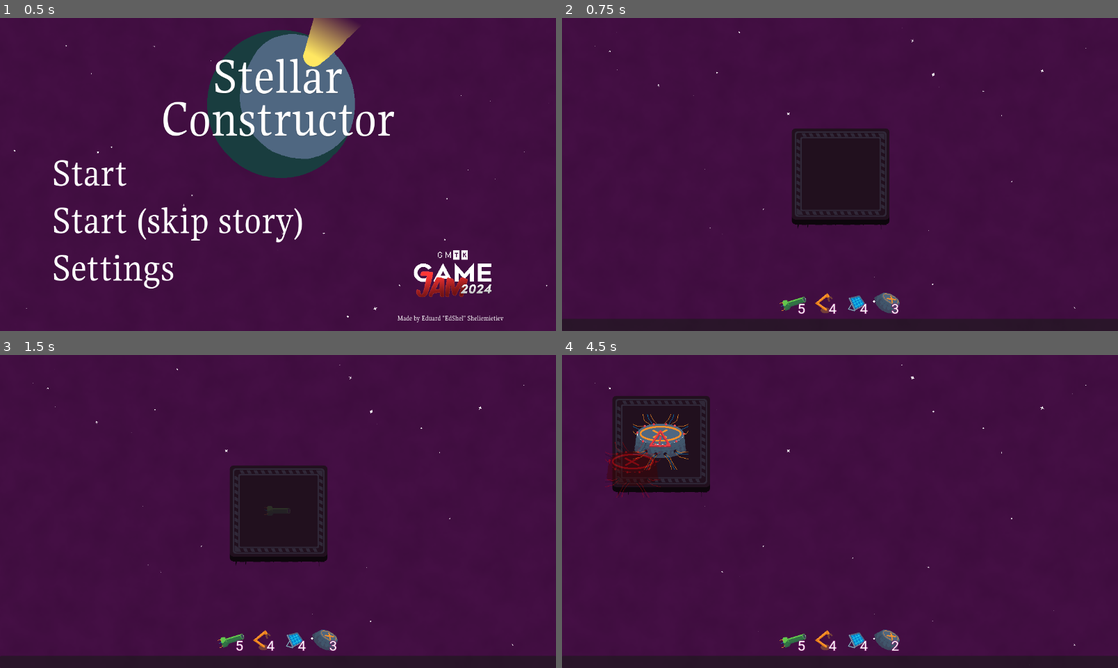
Above: before the commit, frames 1-4 (two rows, left to right).
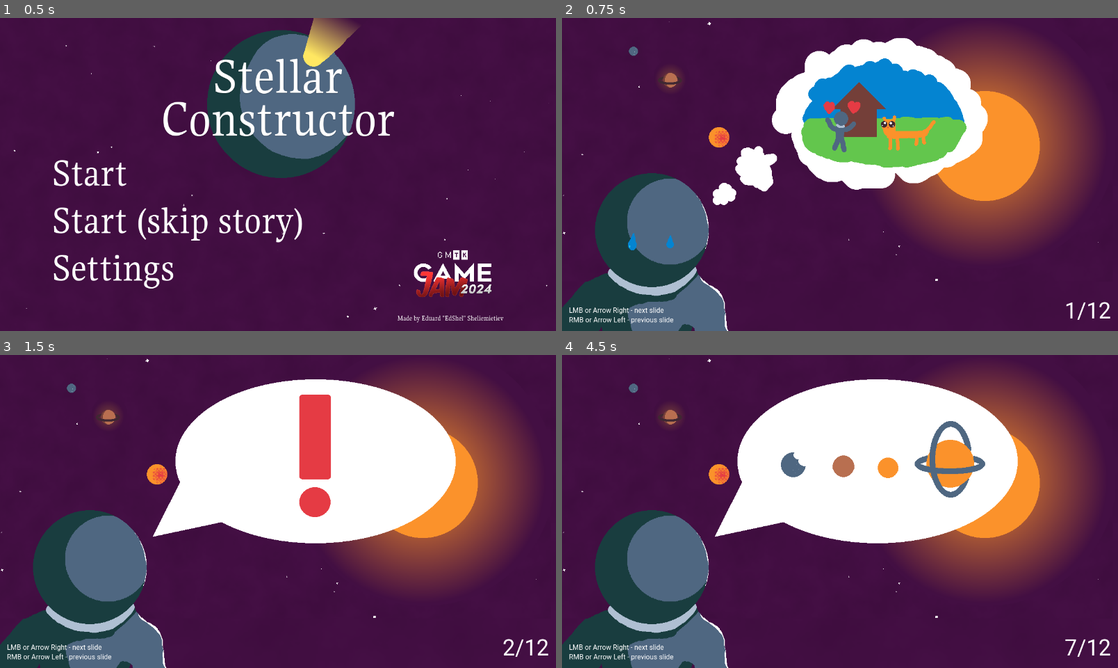
Above: after the commit, the same moments.

Repository: EdShel/StellarConstructor
Game: Godot game, scene res://objects/menu/menu.tscn
The game is run twice, just before and just after one commit, with the same random seed, the same clock (stepped at 60 frames per second) and the same inputs.
Inputs (mouse positions are in pixels of both pictures, inside the frame that each line leads up to):
- Up to frame 1 (0.5 s): no input
- Up to frame 2 (0.75 s): tap Enter at 0.5 s; drag from (739, 174) to (895, 105) at 0.52 s
- Up to frame 3 (1.5 s): tap Space at 1.25 s; drag from (233, 639) to (250, 574) at 1.27 s
- Up to frame 4 (4.5 s): tap Enter at 2, 4.25 s; move the mouse to (823, 639) at 2.02 s; hold D (right) 2.03-2.75 s; click (823, 639) at 2.17 s; drag from (856, 639) to (595, 483) at 2.77 s; tap Space at 3.5 s; drag from (884, 639) to (589, 539) at 3.52 s; drag from (673, 464) to (562, 511) at 4.27 s

Frame 1 is identical in both runs. In frame 2, 45% of the frame differs, in the area x 0-100%, y 1-100%; in frame 3, 47%; in frame 4, 51%.

Commit message:
Story slides

Diff:
--- a/objects/builds/utilities/multistatus_container.gd
+++ b/objects/builds/utilities/multistatus_container.gd
@@ -7,8 +7,8 @@
 	layout_children(node)
 
 func layout_children(except: Node = null) -> void:
-	var child_size = 48
-	var children_gap = 4
+	var child_size = 48.0
+	var children_gap = 4.0
 
 	var children = get_children()
 	if except:
@@ -19,10 +19,10 @@
 		return
 	if children_count == 1:
 		var tween = create_tween()
-		tween.tween_property(children[0], "position", Vector2(0, 0), 0.2)
+		tween.tween_property(children[0], "position", Vector2(0.0, 0.0), 0.2)
 		return
 	if children_count == 2:
 		var tween = create_tween()
-		tween.parallel().tween_property(children[0], "position", Vector2(-child_size / 2 - children_gap, 0), 0.2)
-		tween.parallel().tween_property(children[1], "position", Vector2(child_size / 2 + children_gap, 0), 0.2)
+		tween.parallel().tween_property(children[0], "position", Vector2(-child_size / 2.0 - children_gap, 0.0), 0.2)
+		tween.parallel().tween_property(children[1], "position", Vector2(child_size / 2.0 + children_gap, 0.0), 0.2)
 		return
--- a/objects/bullets/item_bullet.tscn
+++ b/objects/bullets/item_bullet.tscn
@@ -5,6 +5,21 @@
 
 [sub_resource type="RectangleShape2D" id="RectangleShape2D_se1x5"]
 size = Vector2(32, 32)
+
+[sub_resource type="Animation" id="Animation_pqdmk"]
+length = 0.001
+tracks/0/type = "value"
+tracks/0/imported = false
+tracks/0/enabled = true
+tracks/0/path = NodePath("Sprite2D:scale")
+tracks/0/interp = 1
+tracks/0/loop_wrap = true
+tracks/0/keys = {
+"times": PackedFloat32Array(0),
+"transitions": PackedFloat32Array(1),
+"update": 0,
+"values": [Vector2(0, 0)]
+}
 
 [sub_resource type="Animation" id="Animation_4vhcc"]
 resource_name = "appear"
@@ -20,21 +35,6 @@
 "transitions": PackedFloat32Array(0.241484, 1),
 "update": 0,
 "values": [Vector2(0, 0), Vector2(0.5, 0.5)]
-}
-
-[sub_resource type="Animation" id="Animation_pqdmk"]
-length = 0.001
-tracks/0/type = "value"
-tracks/0/imported = false
-tracks/0/enabled = true
-tracks/0/path = NodePath("Sprite2D:scale")
-tracks/0/interp = 1
-tracks/0/loop_wrap = true
-tracks/0/keys = {
-"times": PackedFloat32Array(0),
-"transitions": PackedFloat32Array(1),
-"update": 0,
-"values": [Vector2(0, 0)]
 }
 
 [sub_resource type="Animation" id="Animation_0xc57"]
--- a/objects/menu/menu.gd
+++ b/objects/menu/menu.gd
@@ -8,7 +8,7 @@
 	%SoundSlider.value = db_to_linear(AudioServer.get_bus_volume_db(master_bus)) * 100
 
 func _on_start_clicked() -> void:
-	get_tree().change_scene_to_file("res://objects/game.tscn")
+	get_tree().change_scene_to_file("res://objects/story/story.tscn")
 
 
 func _on_sound_slider_value_changed(value: float) -> void:
@@ -37,3 +37,7 @@
 
 func _on_sound_slider_drag_ended(_value_changed: bool) -> void:
 	%TestSound.play()
+
+
+func _on_start_quick_clicked() -> void:
+	get_tree().change_scene_to_file("res://objects/game.tscn")
--- a/objects/menu/menu.tscn
+++ b/objects/menu/menu.tscn
@@ -204,7 +204,7 @@
 text = "Back to menu"
 
 [connection signal="clicked" from="UI/Menu/MarginContainer/VBoxContainer/MarginContainer/HBoxContainer/VBoxContainer/Start" to="." method="_on_start_clicked"]
-[connection signal="clicked" from="UI/Menu/MarginContainer/VBoxContainer/MarginContainer/HBoxContainer/VBoxContainer/StartQuick" to="." method="_on_start_clicked"]
+[connection signal="clicked" from="UI/Menu/MarginContainer/VBoxContainer/MarginContainer/HBoxContainer/VBoxContainer/StartQuick" to="." method="_on_start_quick_clicked"]
 [connection signal="clicked" from="UI/Menu/MarginContainer/VBoxContainer/MarginContainer/HBoxContainer/VBoxContainer/Settings" to="." method="_on_settings_clicked"]
 [connection signal="drag_ended" from="UI/Settings/MarginContainer/VBoxContainer/MarginContainer/VBoxContainer2/VBoxContainer/SoundSlider" to="." method="_on_sound_slider_drag_ended"]
 [connection signal="value_changed" from="UI/Settings/MarginContainer/VBoxContainer/MarginContainer/VBoxContainer2/VBoxContainer/SoundSlider" to="." method="_on_sound_slider_value_changed"]
--- /dev/null
+++ b/objects/story/story.gd
@@ -0,0 +1,42 @@
+extends Node2D
+
+var slide_number = 1
+var last_slide_number = 12
+
+func _ready() -> void:
+	%Sprite.texture = get_slide_texture(slide_number)
+
+func _unhandled_input(event: InputEvent) -> void:
+	if (
+		(event is InputEventMouseButton and event.pressed and event.button_index == MOUSE_BUTTON_LEFT)
+		or (event.is_action_pressed("right"))
+	):
+		get_viewport().set_input_as_handled()
+		next_slide()
+		return
+
+	if (
+		(event is InputEventMouseButton and event.pressed and event.button_index == MOUSE_BUTTON_RIGHT)
+		or (event.is_action_pressed("left"))
+	):
+		get_viewport().set_input_as_handled()
+		prev_slide()
+		return
+
+func next_slide() -> void:
+	slide_number += 1
+	if slide_number > last_slide_number:
+		get_tree().change_scene_to_file("res://objects/game.tscn")
+		return
+	update_slide()
+
+func prev_slide() -> void:
+	slide_number = max(1, slide_number - 1)
+	update_slide()
+
+func update_slide() -> void:
+	%Sprite.texture = get_slide_texture(slide_number)
+	%SlideNumber.text = "%s/%s" % [slide_number, last_slide_number]
+
+func get_slide_texture(number: int) -> Texture2D:
+	return load("res://sprites/story/story%s.png" % number)
--- /dev/null
+++ b/objects/story/story.tscn
@@ -0,0 +1,44 @@
+[gd_scene load_steps=3 format=3 uid="uid://cjp47gmspevum"]
+
+[ext_resource type="Script" path="res://objects/story/story.gd" id="1_wxhy1"]
+
+[sub_resource type="LabelSettings" id="LabelSettings_b3aq4"]
+font_size = 51
+
+[node name="Story" type="Node2D"]
+position = Vector2(640, 360)
+script = ExtResource("1_wxhy1")
+
+[node name="Sprite" type="Sprite2D" parent="."]
+unique_name_in_owner = true
+
+[node name="Camera2D" type="Camera2D" parent="."]
+
+[node name="CanvasLayer" type="CanvasLayer" parent="."]
+
+[node name="MarginContainer" type="MarginContainer" parent="CanvasLayer"]
+anchors_preset = 15
+anchor_right = 1.0
+anchor_bottom = 1.0
+grow_horizontal = 2
+grow_vertical = 2
+theme_override_constants/margin_left = 16
+theme_override_constants/margin_top = 16
+theme_override_constants/margin_right = 16
+theme_override_constants/margin_bottom = 16
+
+[node name="SlideNumber" type="Label" parent="CanvasLayer/MarginContainer"]
+unique_name_in_owner = true
+layout_mode = 2
+size_flags_vertical = 1
+text = "1/12"
+label_settings = SubResource("LabelSettings_b3aq4")
+horizontal_alignment = 2
+vertical_alignment = 2
+
+[node name="Label" type="Label" parent="CanvasLayer/MarginContainer"]
+layout_mode = 2
+size_flags_vertical = 1
+text = "LMB or Arrow Right - next slide
+RMB or Arrow Left - previous slide"
+vertical_alignment = 2
--- a/objects/ui/build_manager/piston_popup.tscn
+++ b/objects/ui/build_manager/piston_popup.tscn
@@ -15,7 +15,7 @@
 
 [node name="Subtitle" parent="HBoxContainer/MarginContainer/VBoxContainer" index="1"]
 text = "Change the direction the Piston shoots items towards.
-Needs to extract the items from either a Landing Pad or a Space Factory."
+Needs to extract the items from either a Landing Pad, Space Factory, or other Pistons."
 
 [node name="HSeparator" type="HSeparator" parent="HBoxContainer/MarginContainer/VBoxContainer" index="2"]
 layout_mode = 2
Not shown, changed: export_presets.cfg
Binary file added: sprites/story/story.aseprite
Binary file added: sprites/story/story1.png
Not shown, added: sprites/story/story1.png.import
Binary file added: sprites/story/story10.png
Not shown, added: sprites/story/story10.png.import
Binary file added: sprites/story/story11.png
Not shown, added: sprites/story/story11.png.import
Binary file added: sprites/story/story12.png
Not shown, added: sprites/story/story12.png.import
Binary file added: sprites/story/story2.png
Not shown, added: sprites/story/story2.png.import
(and 16 more such lines)
